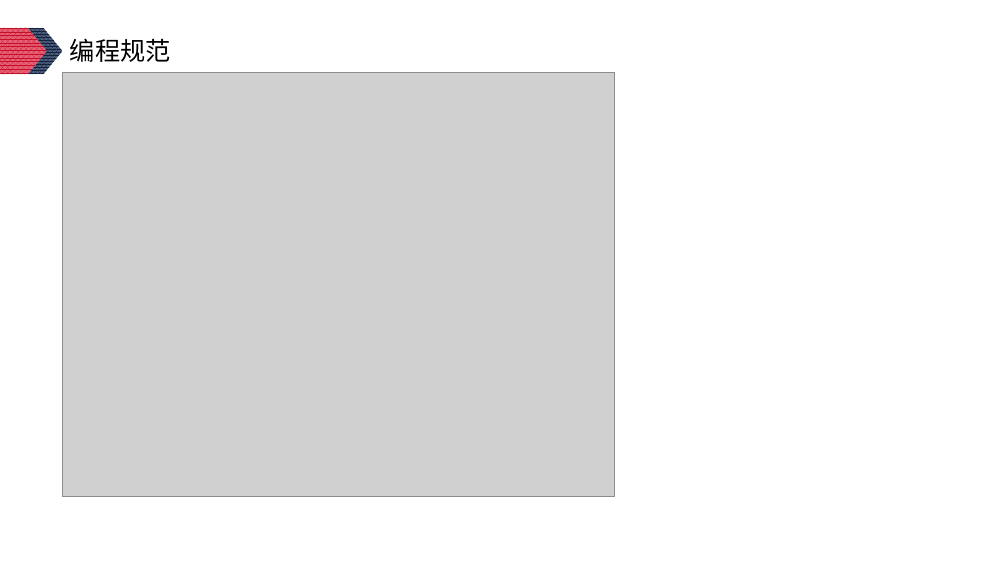
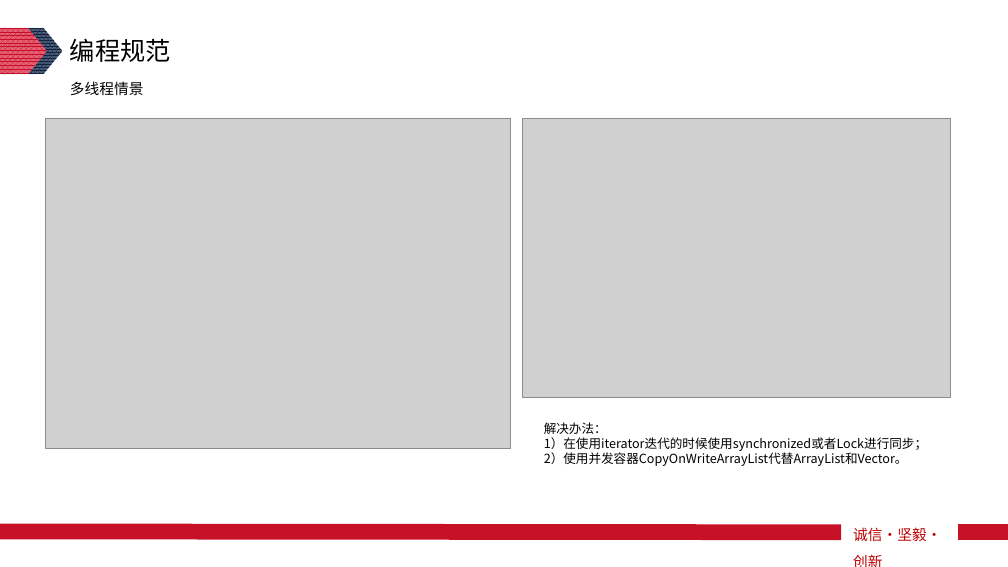
Before and after one commit to Lunzqd/codingProtocol, a slide deck: slide 15 of java开发手册知识分享-李龙.pptx (slide 9 before the commit). Drawn at 1008x567 pixels with LibreOffice and Linux fonts; fonts in the diff are those of the drawing; grey boxes stand for pictures. Boxes give left, top, right and bottom in pixels: in the first picture for what was removed or moved away, otherwise in the second. Text is boxed around its words. In the diff, an @@ line names an element or a change of style, - is before the commit and + after.

```diff
--- a/java开发手册知识分享-李龙.pptx
+++ b/java开发手册知识分享-李龙.pptx
@@ text added at (x1=70, y1=81, x2=144, y2=96), 14 pt, text #000000 @@
+多线程情景
@@ picture resized from (x1=63, y1=72, x2=615, y2=497) to (x1=45, y1=119, x2=511, y2=448) @@
@@ picture added at (x1=523, y1=119, x2=951, y2=398) @@
@@ text added at (x1=544, y1=422, x2=927, y2=466), 12 pt, text #000000 @@
+解决办法：
+1）在使用iterator迭代的时候使用synchronized或者Lock进行同步；
+2）使用并发容器CopyOnWriteArrayList代替ArrayList和Vector。
@@ line added from (841, 532) to (0, 532), #C61127 15 pt @@
@@ text added at (x1=853, y1=527, x2=941, y2=542), 14 pt, text #C00000 @@
+诚信·坚毅·创新
@@ line added from (1008, 532) to (958, 532), #C61127 15 pt @@
```
Also in this commit, not shown: 4 other slides changed, 10 slides added, 1 other file.
